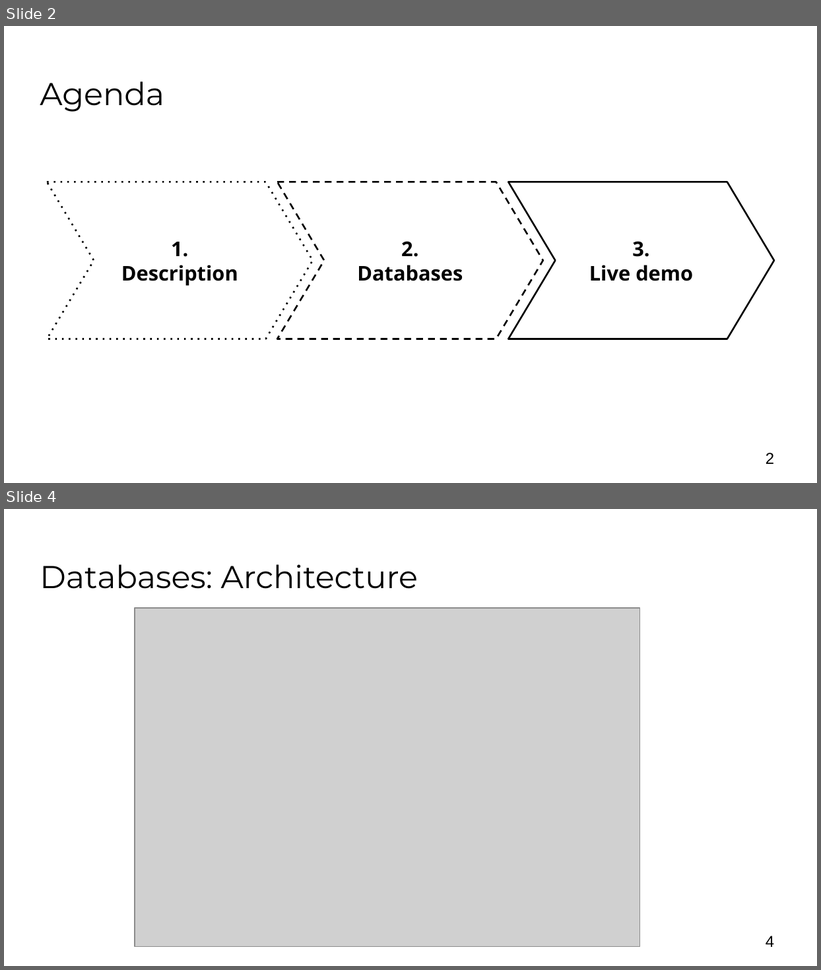
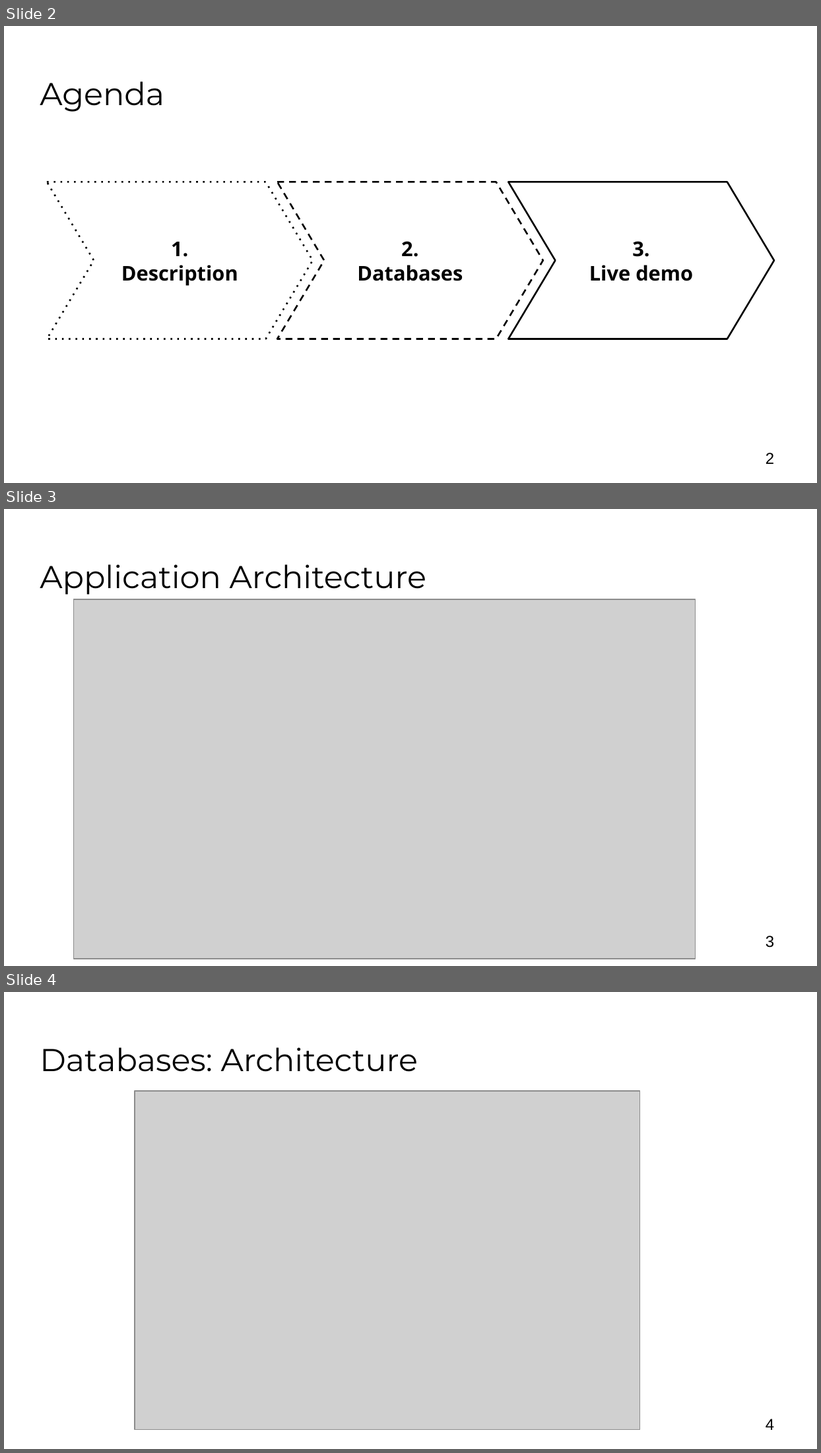
Before and after one commit to akarsh/TUPJNOSQL17, a slide deck: presentation/Presentation 2.pptx. Shown one above the other, each under a label of ours: slides 2 and 4 before the commit, slides 2, 3 and 4 after it; the slides between them are not shown. The pictures are 821x970 and 821x1453 pixels, drawn with LibreOffice and Linux fonts; fonts in the diff are those of the drawing; grey boxes stand for pictures; background and template pictures are left out. Boxes give left, top, right and bottom in pixels: in the first picture for what was removed or moved away, otherwise in the second. Text is boxed around its words. In the diff, an @@ line names an element or a change of style, - is before the commit and + after.

```diff
--- a/presentation/Presentation 2.pptx
+++ b/presentation/Presentation 2.pptx
@@ slide 3 added at (4,509,817,966), background #FFFFFF @@
@@ title added at (40,564,426,595), 28 pt, text #000000 @@
+Application Architecture
@@ picture added at (73,599,695,958) @@
@@ page number added at (766,936,774,948), 14 pt, text #000000 @@
+3
```
Also in this commit, not shown: 1 slide changed, 3 other slides added, 1 slide removed, 7 other files.
